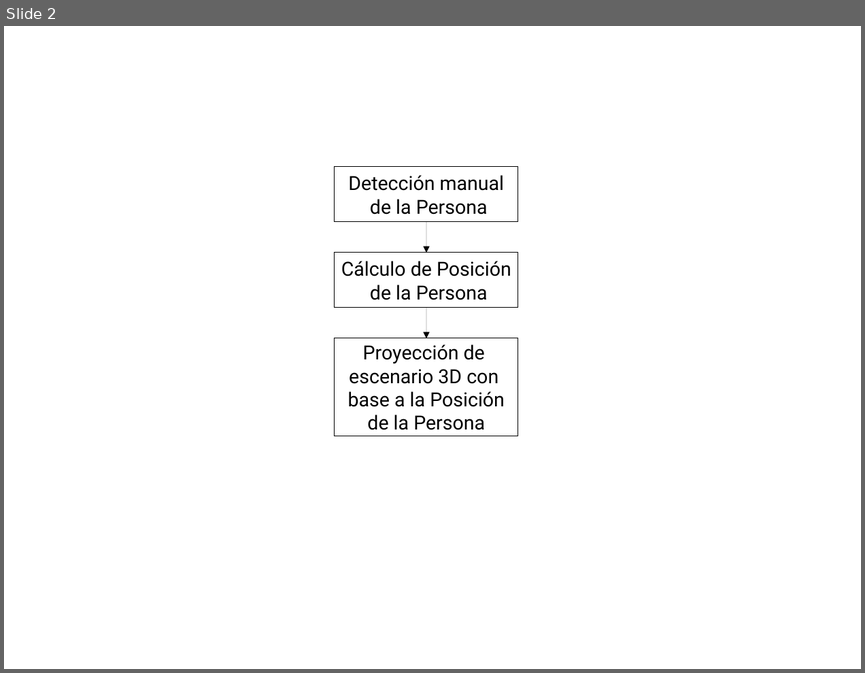
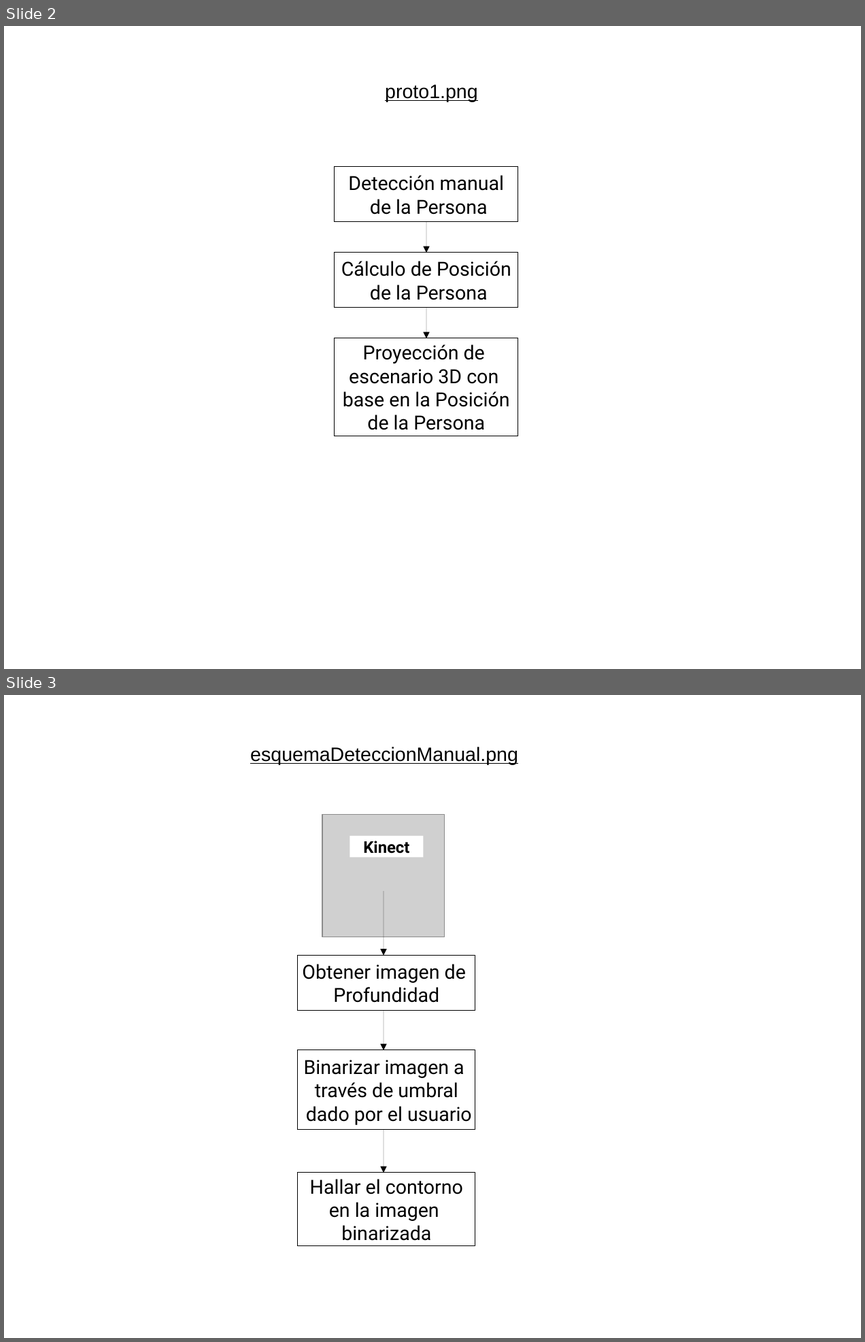
Before and after one commit to yadyguitar/Tesis, a slide deck: documentación/tesis/Diagramas.odp. Shown one above the other, each under a label of ours: slide 2 before the commit, slides 2 and 3 after it. The pictures are 865x673 and 865x1342 pixels, drawn with LibreOffice and Linux fonts; fonts in the diff are those of the drawing; grey boxes stand for pictures. Boxes give left, top, right and bottom in pixels: in the first picture for what was removed or moved away, otherwise in the second. Text is boxed around its words. In the diff, an @@ line names an element or a change of style, - is before the commit and + after.

```diff
--- a/documentación/tesis/Diagramas.odp
+++ b/documentación/tesis/Diagramas.odp
@@ slide 3 added at <box>4,695,861,1338</box>, background #FFFFFF @@
@@ text added at <box>250,747,518,764</box>, 18 pt, text #000000, underline @@
+esquemaDeteccionManual.png
@@ picture added at <box>322,815,444,937</box> @@
@@ rectangle added at <box>350,836,423,858</box>, fill #FFFFFF, 15 pt, text #000000, bold @@
+Kinect
@@ arrow added from (383, 891) to (383, 955), #000000 0 pt @@
@@ rectangle added at <box>298,955,475,1011</box>, fill #FFFFFF, outline #000000 0 pt, 18 pt, text #000000 @@
+Obtener imagen de
+Profundidad
@@ arrow added from (383, 1011) to (383, 1051), #000000 0 pt @@
@@ rectangle added at <box>298,1051,475,1130</box>, fill #FFFFFF, outline #000000 0 pt, 18 pt, text #000000 @@
+Binarizar imagen a
+través de umbral
+dado por el usuario
@@ arrow added from (383, 1130) to (383, 1172), #000000 0 pt @@
@@ rectangle added at <box>298,1172,475,1246</box>, fill #FFFFFF, outline #000000 0 pt, 18 pt, text #000000 @@
+Hallar el contorno
+en la imagen
+binarizada
@@ slide 2 changed as well @@
@@ text added at <box>385,84,478,101</box>, 18 pt, text #000000, underline @@
+proto1.png
@@ text in rectangle at <box>343,391,510,407</box>: text changed @@
-base a la Posición
+base en la Posición
```
Also in this commit, not shown: 1 other slide changed, 4 other slides added, 1 slide removed, 11 other files.
